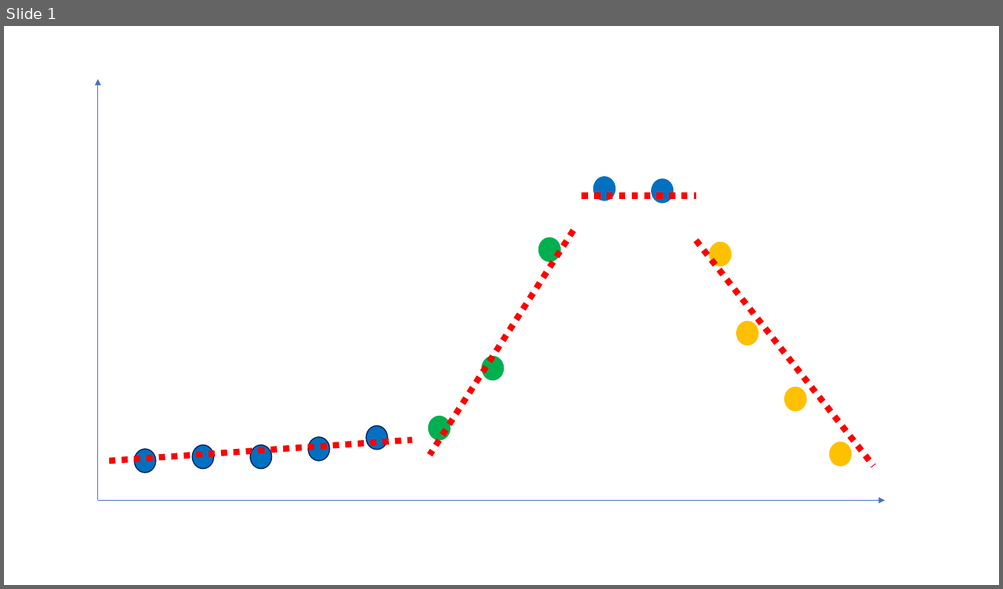
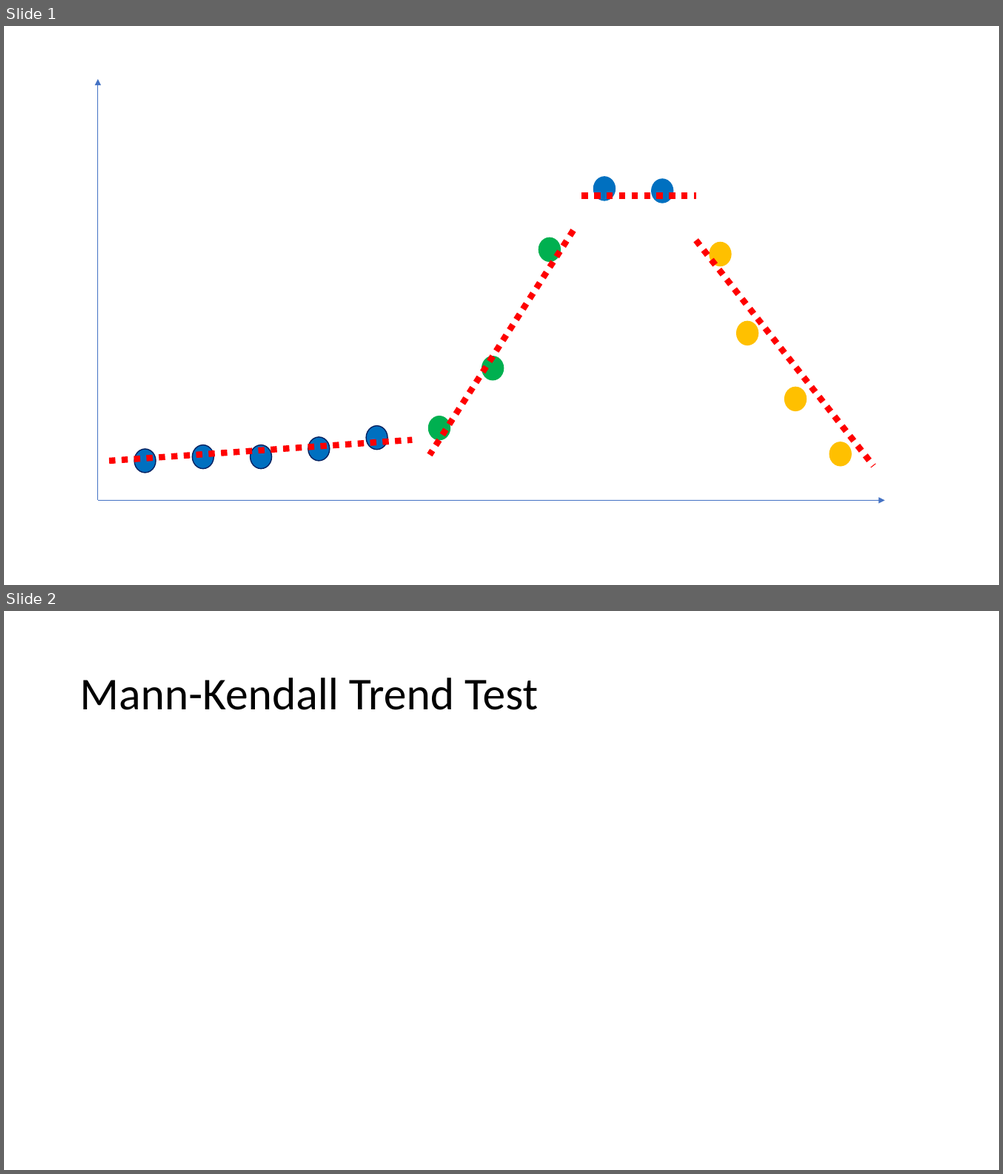
Before and after one commit to jairpaulino/covid-forecasting, a slide deck: General.pptx. Shown one above the other, each under a label of ours: slide 1 before the commit, slides 1 and 2 after it. The pictures are 1003x589 and 1003x1174 pixels, drawn with LibreOffice and Linux fonts; fonts in the diff are those of the drawing; grey boxes stand for pictures. Boxes give left, top, right and bottom in pixels: in the first picture for what was removed or moved away, otherwise in the second. Text is boxed around its words. In the diff, an @@ line names an element or a change of style, - is before the commit and + after.

Commit message:
Trend Analysis

```diff
--- a/General.pptx
+++ b/General.pptx
@@ slide 2 added at [4,611,999,1170], background #FFFFFF @@
@@ title added at [79,678,538,710], 44 pt, text #000000 @@
+Mann-Kendall Trend Test
```
Also in this commit, not shown: 1 slide changed, 4 other slides added, 1 slide removed, 6 other files.
